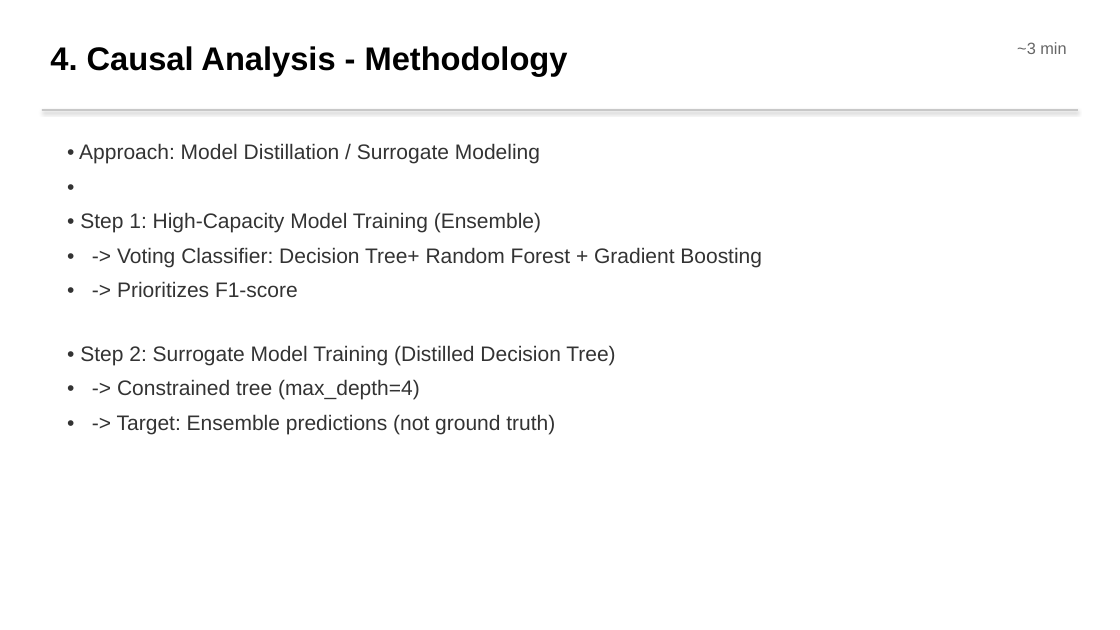
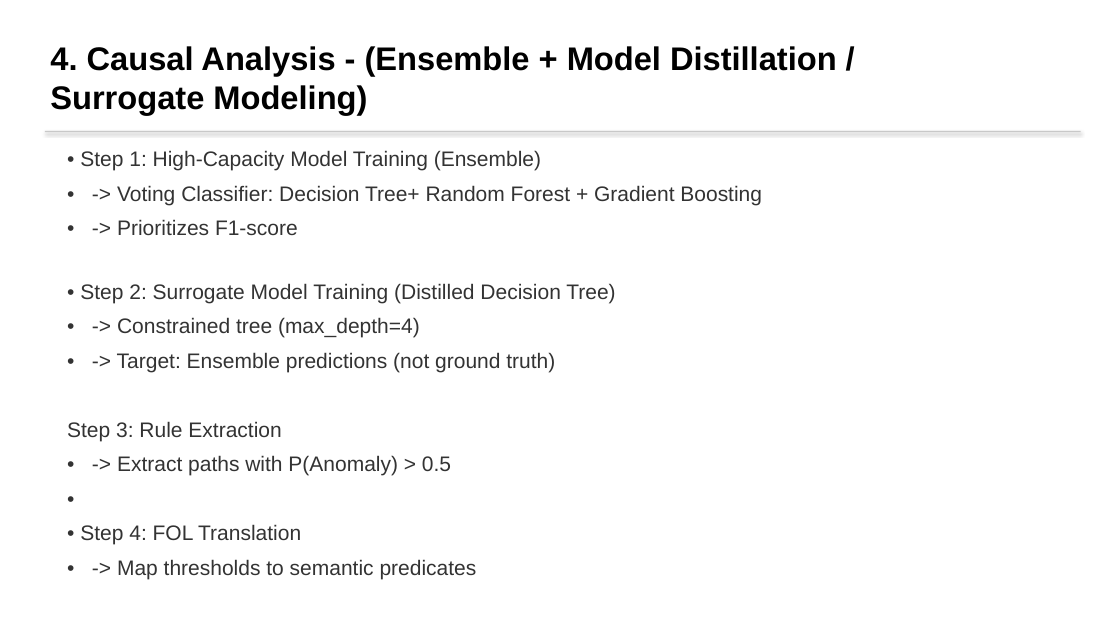
Before and after one commit to nasimpc/Robot-Navigation-Anomaly-Detection-and-Causal-Analysis, a slide deck: slide 13 of assignment3/Team2_Presentation.pptx (slide 14 before the commit). Drawn at 1120x630 pixels with LibreOffice and Linux fonts; fonts in the diff are those of the drawing. Boxes give left, top, right and bottom in pixels: in the first picture for what was removed or moved away, otherwise in the second. Text is boxed around its words. In the diff, an @@ line names an element or a change of style, - is before the commit and + after.

```diff
--- a/assignment3/Team2_Presentation.pptx
+++ b/assignment3/Team2_Presentation.pptx
@@ text at (x1=50, y1=46, x2=837, y2=115): text changed @@
-4. Causal Analysis - Methodology
+4. Causal Analysis - (Ensemble + Model Distillation / Surrogate Modeling)
@@ text removed at (x1=1017, y1=42, x2=1066, y2=54) @@
-~3 min
@@ rectangle at (x1=45, y1=131, x2=1081, y2=132): mirrored; rotation 0 to 180 degrees @@
@@ text "• Step 1: High-Capacity Model ..." moved from (x1=79, y1=143, x2=762, y2=434) to (x1=67, y1=150, x2=762, y2=579) @@
@@ text at (x1=79, y1=143, x2=540, y2=164): paragraphs removed @@
-• Approach: Model Distillation / Surrogate Modeling
-•
@@ text at (x1=80, y1=150, x2=541, y2=171): less space between paragraphs @@
@@ text at (x1=67, y1=421, x2=477, y2=579): paragraphs added @@
+Step 3: Rule Extraction
+• -> Extract paths with P(Anomaly) > 0.5
+•
+• Step 4: FOL Translation
+• -> Map thresholds to semantic predicates
```
Also in this commit, not shown: 2 other slides changed, 2 slides added, 3 slides removed.
